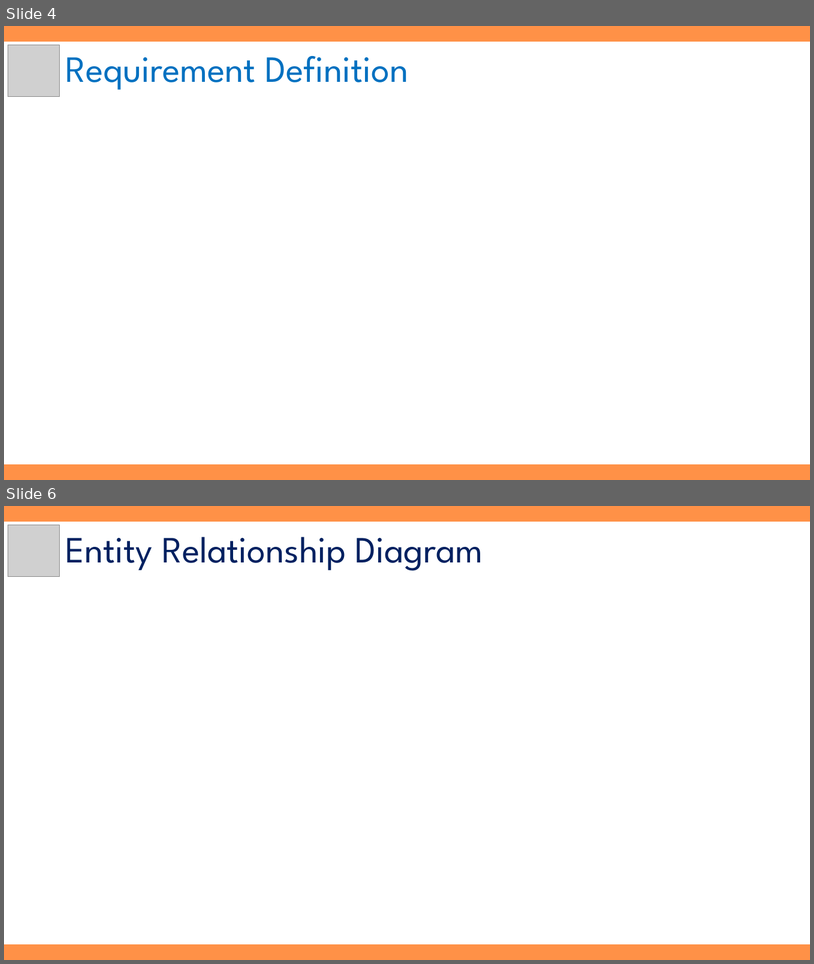
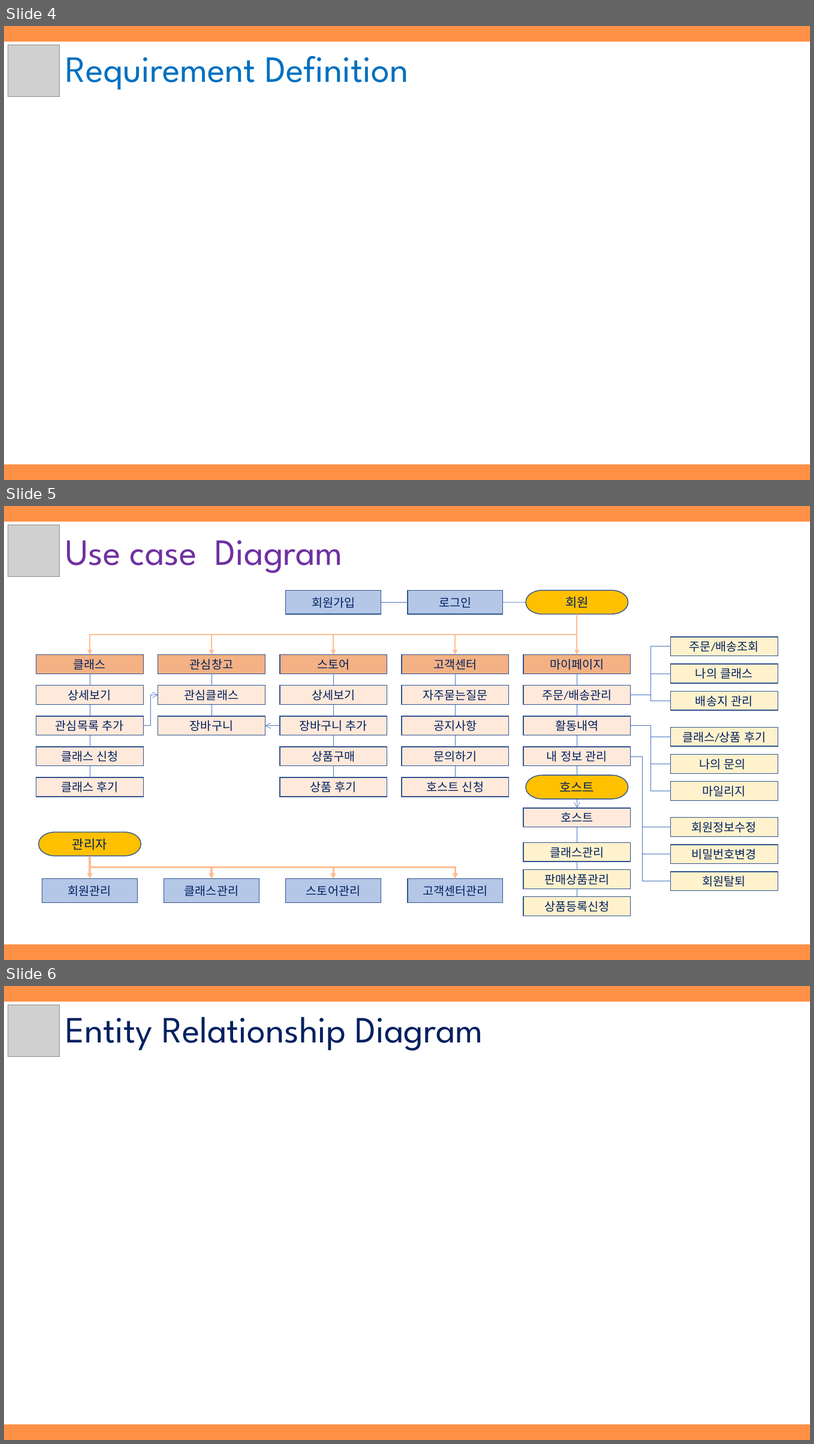
Before and after one commit to hhsw07/ezen-academy-projects, a slide deck: WebContent/발표자료/1차/3조 원데이클래스.pptx. Shown one above the other, each under a label of ours: slides 4 and 6 before the commit, slides 4, 5 and 6 after it; the slides between them are not shown. The pictures are 814x964 and 814x1444 pixels, drawn with LibreOffice and Linux fonts; fonts in the diff are those of the drawing; grey boxes stand for pictures. Boxes give left, top, right and bottom in pixels: in the first picture for what was removed or moved away, otherwise in the second. Text is boxed around its words. In the diff, an @@ line names an element or a change of style, - is before the commit and + after.

```diff
--- a/WebContent/발표자료/1차/3조 원데이클래스.pptx
+++ b/WebContent/발표자료/1차/3조 원데이클래스.pptx
@@ slide 5 added at [4,506,810,960], background #FF9147 @@
@@ rectangle added at [4,522,810,943], fill #FFFFFF, outline #FFFFFF 1 pt @@
@@ picture added at [8,525,60,577] @@
@@ text added at [65,540,343,573], 44 pt, text #7030A0 @@
+Use case Diagram
@@ group added at [36,590,779,916]: 41 rectangles, 23 lines, 9 elbow lines, 8 elbow arrows, 4 arrows, 3 pill shapes @@
+로그인
+회원가입
+관리자
+회원
+주문/배송조회
+나의 클래스
+배송지 관리
+클래스/상품 후기
+나의 문의
+마일리지
+회원정보수정
+비밀번호변경
+회원탈퇴
+클래스관리
+판매상품관리
+상품등록신청
+클래스
+상세보기
+관심목록 추가
+클래스 신청
+클래스 후기
+스토어
+상세보기
+장바구니 추가
+상품구매
+상품 후기
+고객센터
+자주묻는질문
+공지사항
+문의하기
+호스트 신청
+마이페이지
+호스트
+주문/배송관리
+활동내역
+내 정보 관리
+호스트
+클래스관리
+회원관리
+관심창고
+관심클래스
+장바구니
+스토어관리
+고객센터관리
```
Also in this commit, not shown: 16 other slides added, 1 slide removed.
